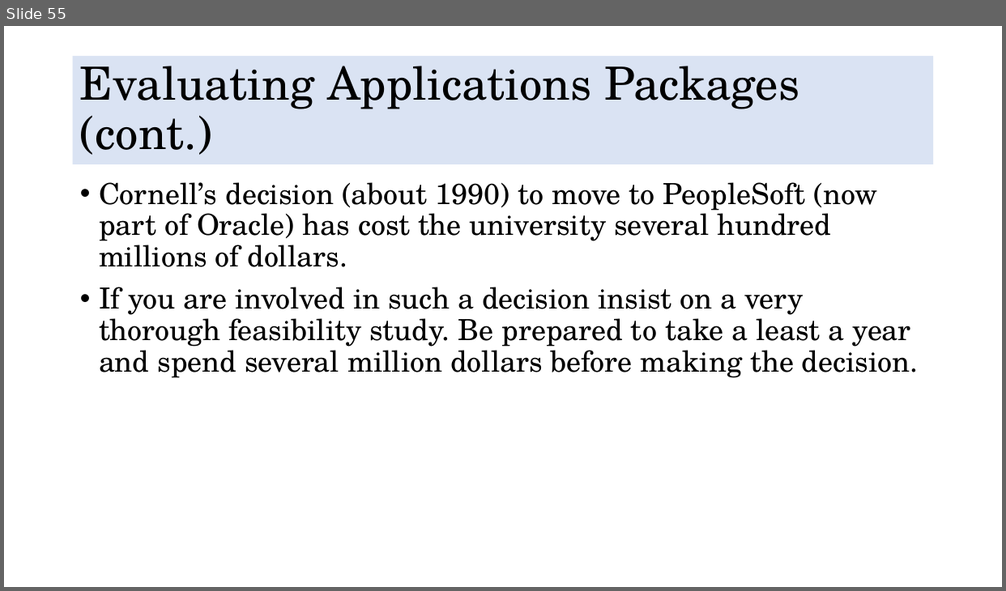
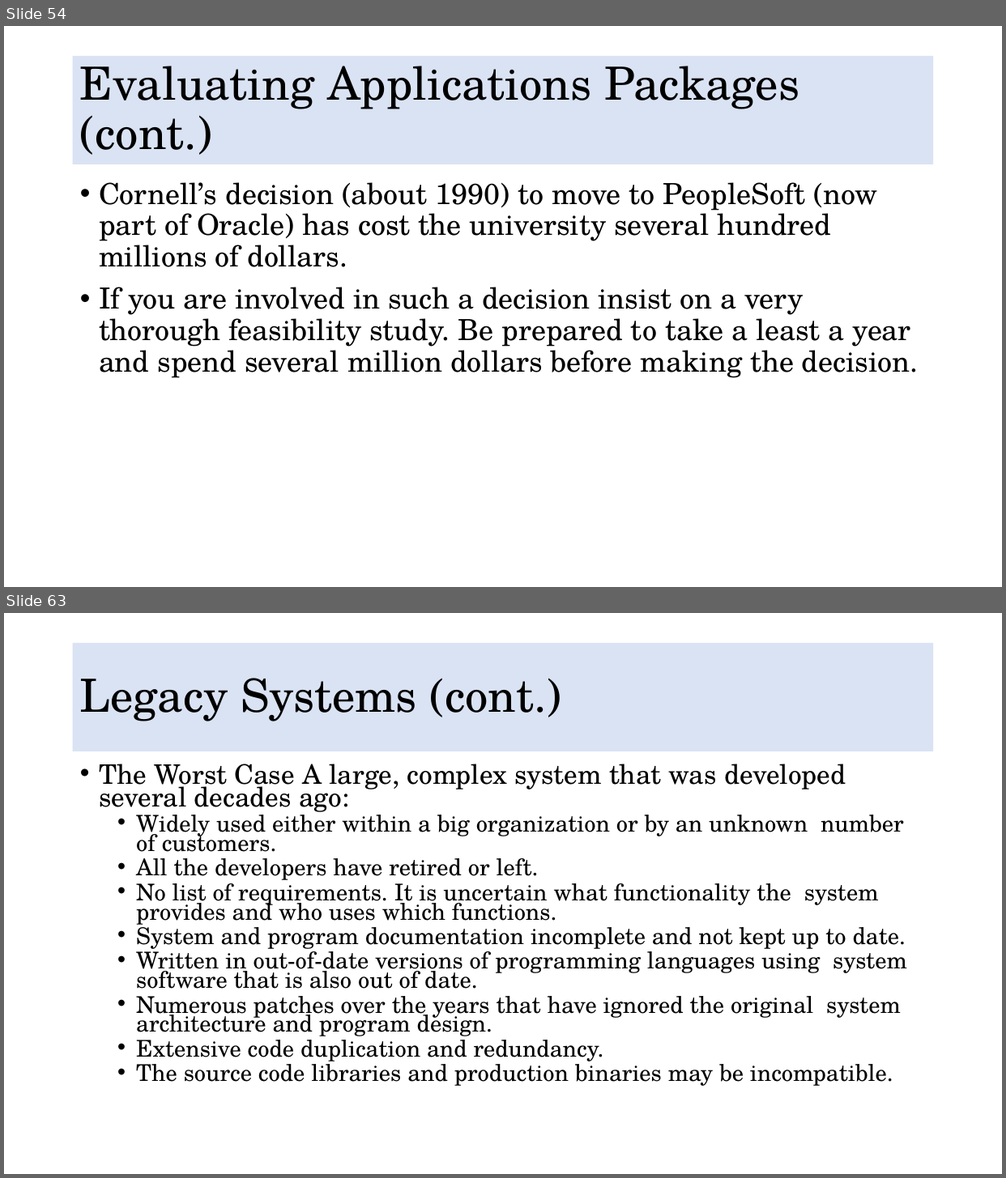
Before and after one commit to DuyDesmond/Multidisciplinary-Project-VGU-FY, a slide deck: Tuesday Morning Theory/Multidisciplinary Projects p4b.pptx. Shown one above the other, each under a label of ours: slide 55 before the commit, slides 54 and 63 after it; the slides between them are not shown. The pictures are 1006x591 and 1006x1178 pixels, drawn with LibreOffice and Linux fonts; fonts in the diff are those of the drawing. Boxes give left, top, right and bottom in pixels: in the first picture for what was removed or moved away, otherwise in the second. Text is boxed around its words. In the diff, an @@ line names an element or a change of style, - is before the commit and + after.

```diff
--- a/Tuesday Morning Theory/Multidisciplinary Projects p4b.pptx
+++ b/Tuesday Morning Theory/Multidisciplinary Projects p4b.pptx
@@ slide 63 added at (x1=4, y1=613, x2=1002, y2=1174), background #FFFFFF @@
@@ title added at (x1=73, y1=643, x2=934, y2=752), fill #DAE3F3, 44 pt, text #000000 @@
+Legacy Systems (cont.)
@@ text added at (x1=99, y1=764, x2=907, y2=1086), 22.2 pt, text #000000 @@
+• The Worst Case A large, complex system that was developed several decades ago:
+  • Widely used either within a big organization or by an unknown number of customers.
+  • All the developers have retired or left.
+  • No list of requirements. It is uncertain what functionality the system provides and who uses which functions.
+  • System and program documentation incomplete and not kept up to date.
+  • Written in out-of-date versions of programming languages using system software that is also out of date.
+  • Numerous patches over the years that have ignored the original system architecture and program design.
+  • Extensive code duplication and redundancy.
+  • The source code libraries and production binaries may be incompatible.
@@ what was slide 55 is now slide 54 @@
```
Also in this commit, not shown: 1 slide changed, 14 other slides added, 1 slide removed, 26 other files.
